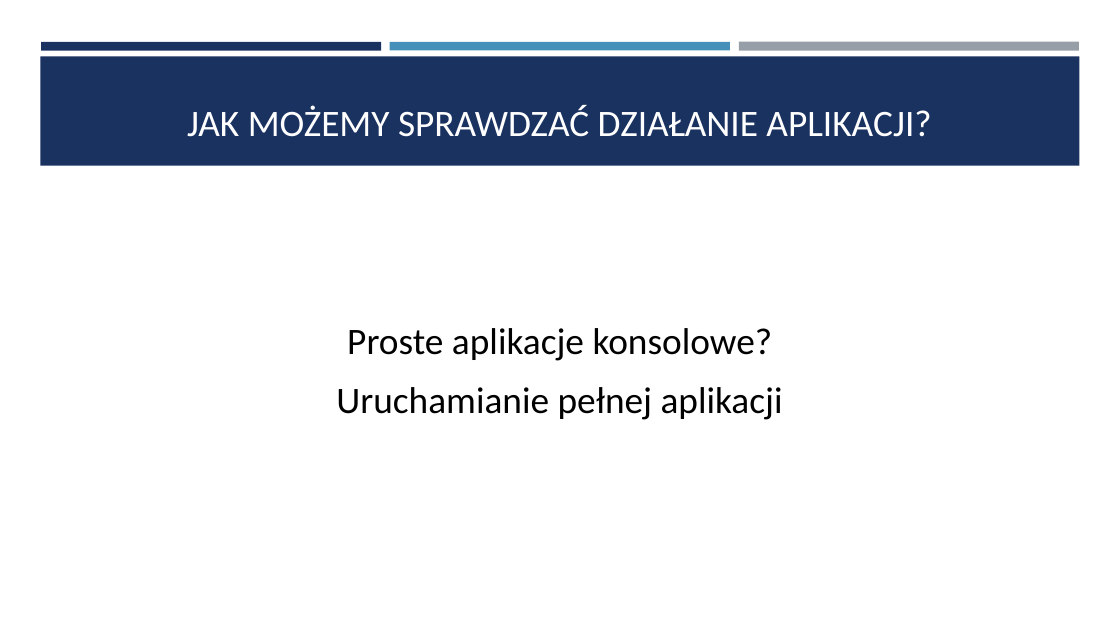
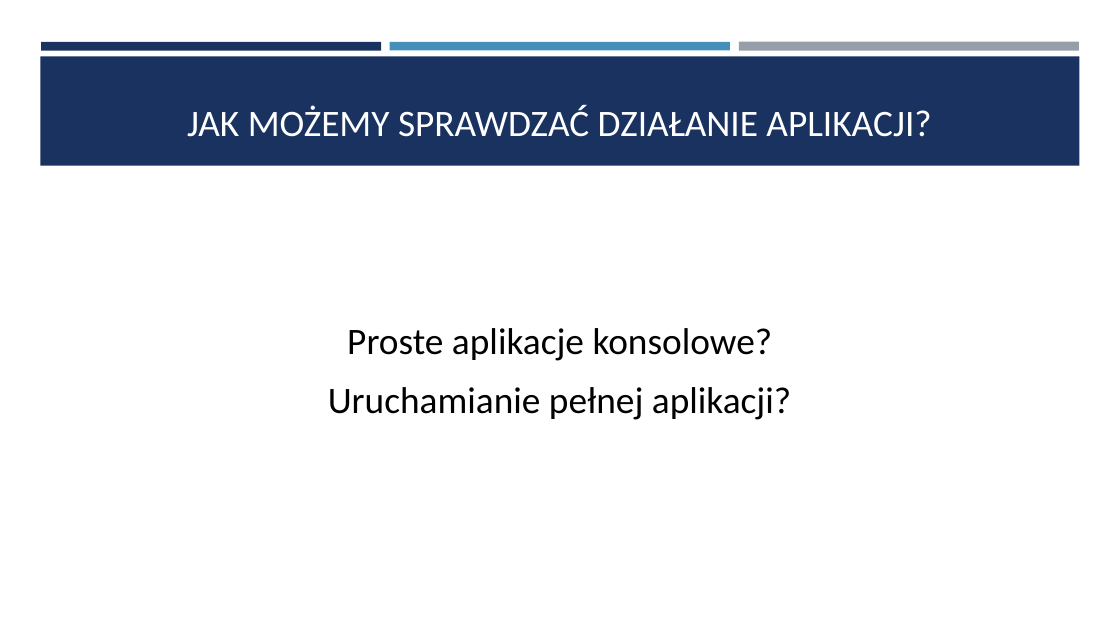
Before and after one commit to saamed/unit-test-workshops, a slide deck: slide 2 of docs/Testy jednostkowe.pptx. Drawn at 1120x630 pixels with LibreOffice and Linux fonts; fonts in the diff are those of the drawing. Boxes give left, top, right and bottom in pixels: in the first picture for what was removed or moved away, otherwise in the second. Text is boxed around its words. In the diff, an @@ line names an element or a change of style, - is before the commit and + after.

```diff
--- a/docs/Testy jednostkowe.pptx
+++ b/docs/Testy jednostkowe.pptx
@@ text at [328,387,791,420]: text changed @@
-Uruchamianie pełnej aplikacji
+Uruchamianie pełnej aplikacji?
```
Also in this commit, not shown: 2 other slides changed, 5 slides added.
